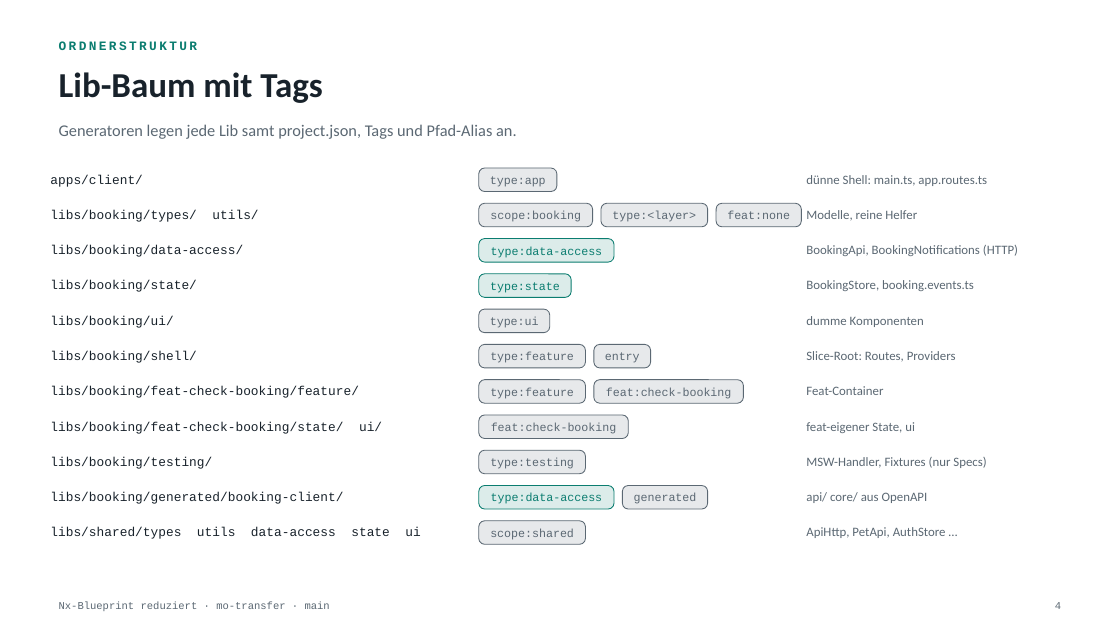
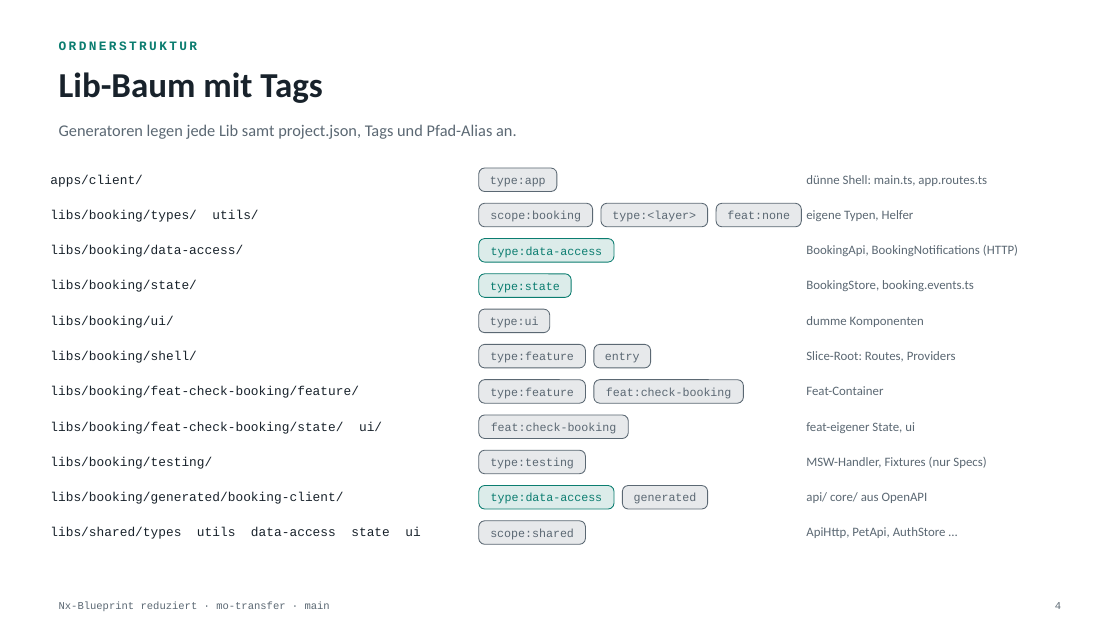
Before and after one commit to michaelbe812/mo-transfer, a slide deck: slide 4 of docs/architektur.pptx. Drawn at 1120x630 pixels with LibreOffice and Linux fonts; fonts in the diff are those of the drawing. Boxes give left, top, right and bottom in pixels: in the first picture for what was removed or moved away, otherwise in the second. Text is boxed around its words. In the diff, an @@ line names an element or a change of style, - is before the commit and + after.

```diff
--- a/docs/architektur.pptx
+++ b/docs/architektur.pptx
@@ text at (806,210,914,221): text changed @@
-Modelle, reine Helfer
+eigene Typen, Helfer
```
Also in this commit, not shown: 3 other slides changed, 54 other files.
